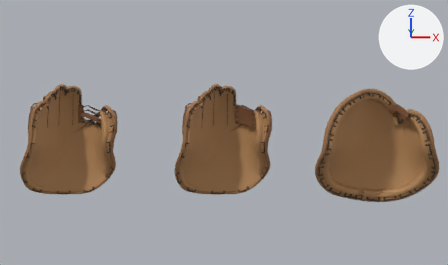
An edit to the Blender file assets/players/blender/baseball-gloves.blend, drawn before and after from the same camera.
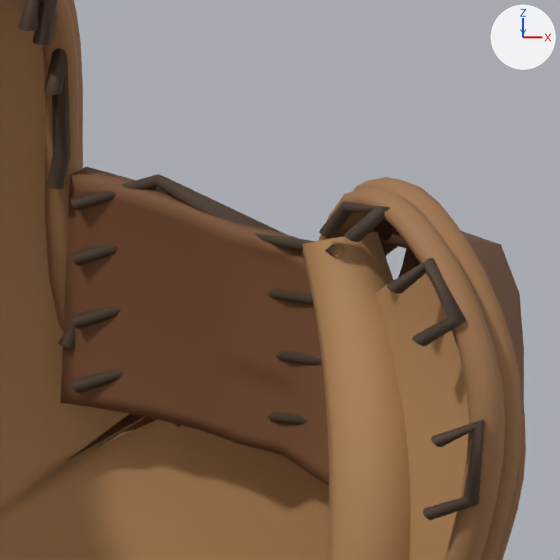
The first picture shows the older version from the file's camera 'Camera'. The close-ups show the older and then the newer version on the part from 51% to 61% of the width and 34% to 51% of the height of that picture. Only the edits that show in the close-ups are written down. The axes (+X, +Y, +Z) are drawn at upper right. The lights are the same throughout.

The first close-up shows 'pitch glove'.
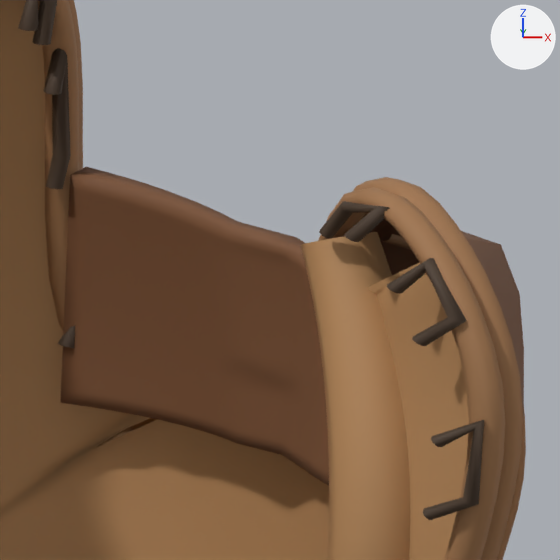
The change, as a diff of the scene's bpy script:
```diff
--- a/assets/players/blender/baseball-gloves.blend.py
+++ b/assets/players/blender/baseball-gloves.blend.py
@@ me_continuous_concave_palm_001 @@
 # used by ob_pitch_glove; location = (0.0, 0.0, 0.0)
-me_continuous_concave_palm_001.from_pydata(...)  # 11923 vertices, 11244 faces; spans x -0.128..0.124, y -0.151..0.059, z -0.119..0.176
+me_continuous_concave_palm_001.from_pydata(...)  # 11795 vertices, 11176 faces; spans x -0.128..0.124, y -0.151..0.059, z -0.119..0.176
+# me_continuous_concave_palm_001 part 1: the loose piece of 32 vertices spanning x 0.029..0.086, y -0.102..-0.032, z 0.109..0.12 is deleted
+# me_continuous_concave_palm_001 part 2: the loose piece of 32 vertices spanning x 0.03..0.087, y -0.097..-0.024, z 0.083..0.094 is deleted
+# me_continuous_concave_palm_001 part 3: the loose piece of 32 vertices spanning x 0.03..0.087, y -0.1..-0.028, z 0.097..0.107 is deleted
+# me_continuous_concave_palm_001 part 4: the loose piece of 32 vertices spanning x 0.03..0.085, y -0.095..-0.022, z 0.07..0.08 is deleted
+# me_continuous_concave_palm_001 part 5
+# 16 new faces join them, mat_warm_tan_palm_leather
+# 12 new faces join them, mat_chestnut_outer_leather
 me_continuous_concave_palm_001.materials.append(mat_warm_tan_palm_leather)
```

Location of each change, [x1, y1, x2, y2] in pixels of the close-ups (560 x 560 px):
part 1 of me_continuous_concave_palm_001, deleted: before [71, 174, 344, 257]
part 2 of me_continuous_concave_palm_001, deleted: before [71, 307, 322, 365]
part 3 of me_continuous_concave_palm_001, deleted: before [71, 245, 314, 305]
part 4 of me_continuous_concave_palm_001, deleted: before [71, 370, 308, 425]
part 5 of me_continuous_concave_palm_001, added (mostly hidden): after [68, 246, 420, 460]
